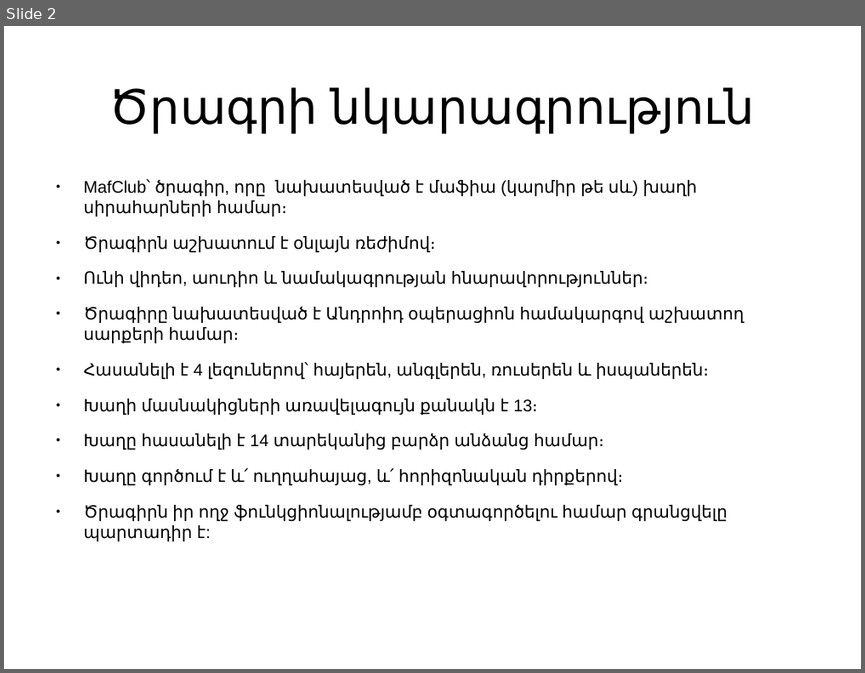
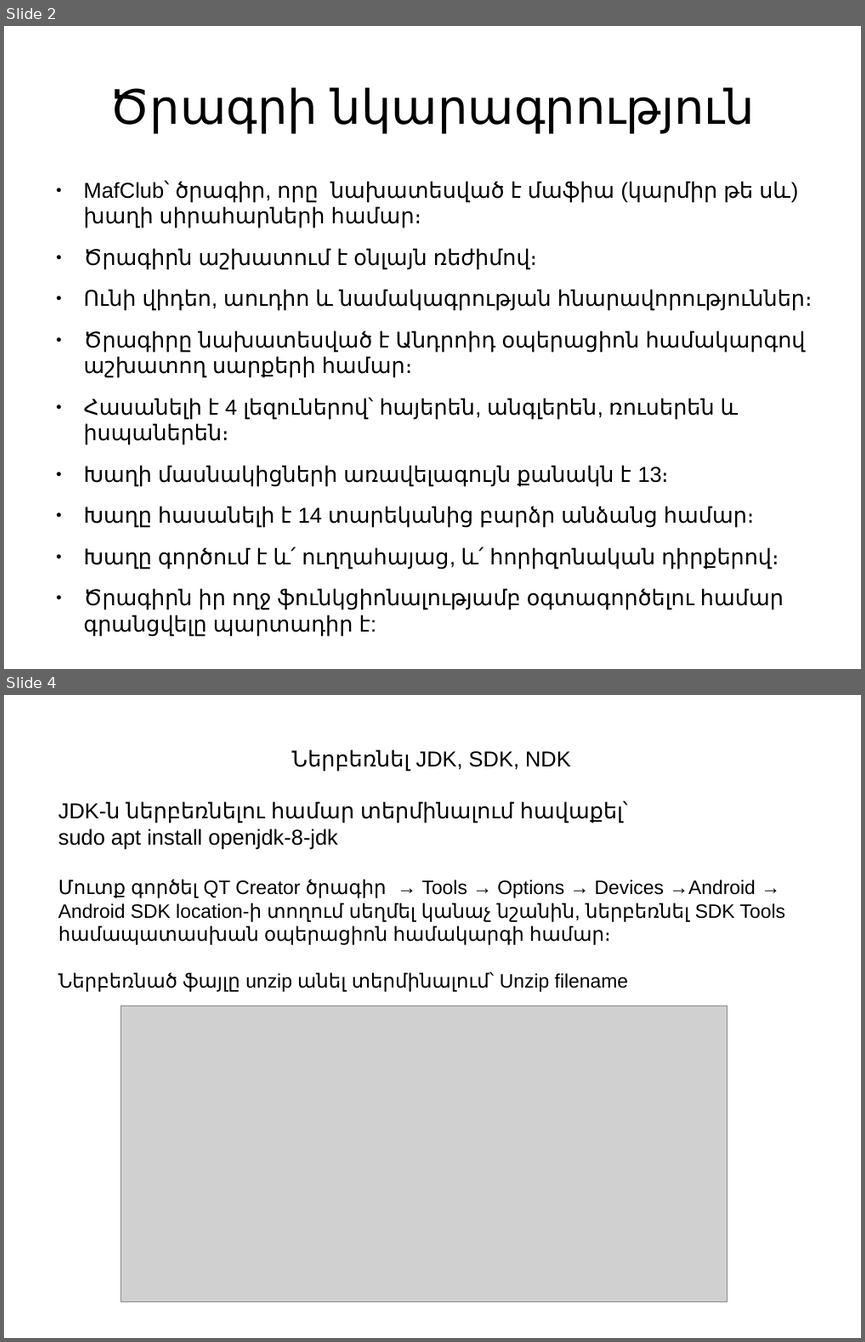
Before and after one commit to vanit-basic/instant_messenger, a slide deck: Documentation/Documentation.pptx. Shown one above the other, each under a label of ours: slide 2 before the commit, slides 2 and 4 after it; the slides between them are not shown. The pictures are 865x673 and 865x1342 pixels, drawn with LibreOffice and Linux fonts; fonts in the diff are those of the drawing; grey boxes stand for pictures; background and template pictures are left out. Boxes give left, top, right and bottom in pixels: in the first picture for what was removed or moved away, otherwise in the second. Text is boxed around its words. In the diff, an @@ line names an element or a change of style, - is before the commit and + after.

```diff
--- a/Documentation/Documentation.pptx
+++ b/Documentation/Documentation.pptx
@@ slide 4 added at (4, 695, 861, 1338), background picture (left out) @@
@@ text added at (58, 749, 785, 992), 18 pt, text #000000 @@
+Ներբեռնել JDK, SDK, NDK
+JDK-ն ներբեռնելու համար տերմինալում հավաքել՝
+sudo apt install openjdk-8-jdk
+Մուտք գործել QT Creator ծրագիր → Tools → Options → Devices →Android → Android SDK location-ի տողում սեղմել կանաչ նշանին, ներբեռնել SDK Tools համապատասխան օպերացիոն համակարգի համար։
+Ներբեռնած ֆայլը unzip անել տերմինալում՝ Unzip filename
@@ picture added at (120, 1006, 727, 1301) @@
@@ slide 2 changed as well @@
@@ text "MafClub՝ ծրագիր, որը նախատեսված է ..." at (84, 180, 812, 636): size 15.6 to 20 pt @@
```
Also in this commit, not shown: 3 other slides changed, 6 other slides added, 1 other file.
